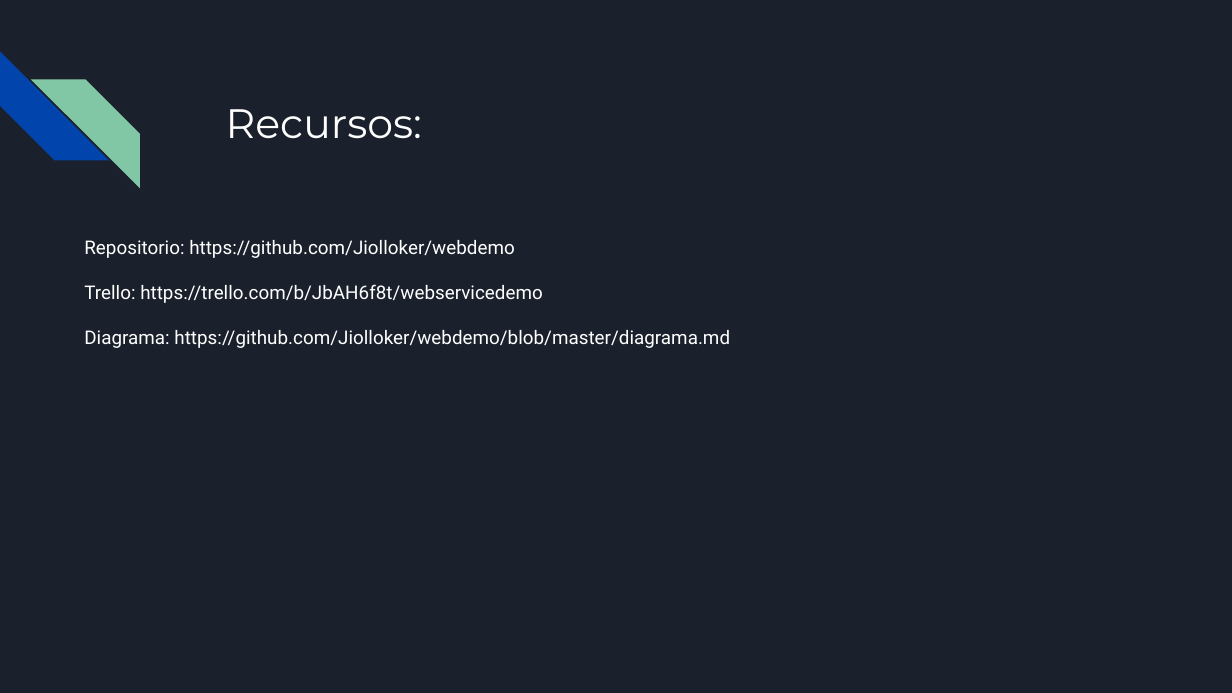
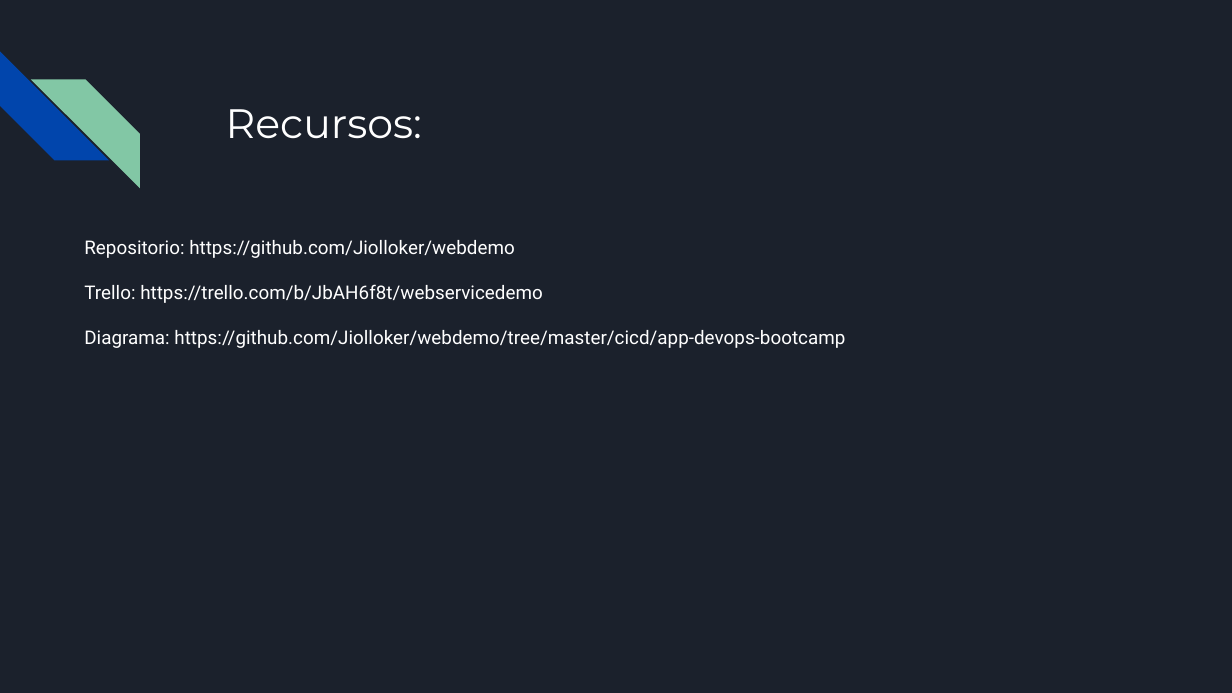
Before and after one commit to joaquingraziano/ci-jenkins, a slide deck: slide 18 of cicd/app-devops-bootcamp/PresentacionGrupo_1_Sprint_2.pptx. Drawn at 1232x693 pixels with LibreOffice and Linux fonts; fonts in the diff are those of the drawing. Boxes give left, top, right and bottom in pixels: in the first picture for what was removed or moved away, otherwise in the second. Text is boxed around its words. In the diff, an @@ line names an element or a change of style, - is before the commit and + after.

Commit message:
update readme y ppt

```diff
--- a/cicd/app-devops-bootcamp/PresentacionGrupo_1_Sprint_2.pptx
+++ b/cicd/app-devops-bootcamp/PresentacionGrupo_1_Sprint_2.pptx
@@ text at box(84, 330, 845, 348): text changed @@
-Diagrama: https://github.com/Jiolloker/webdemo/blob/master/diagrama.md
+Diagrama: https://github.com/Jiolloker/webdemo/tree/master/cicd/app-devops-bootcamp
```
Also in this commit, not shown: 1 other file.
